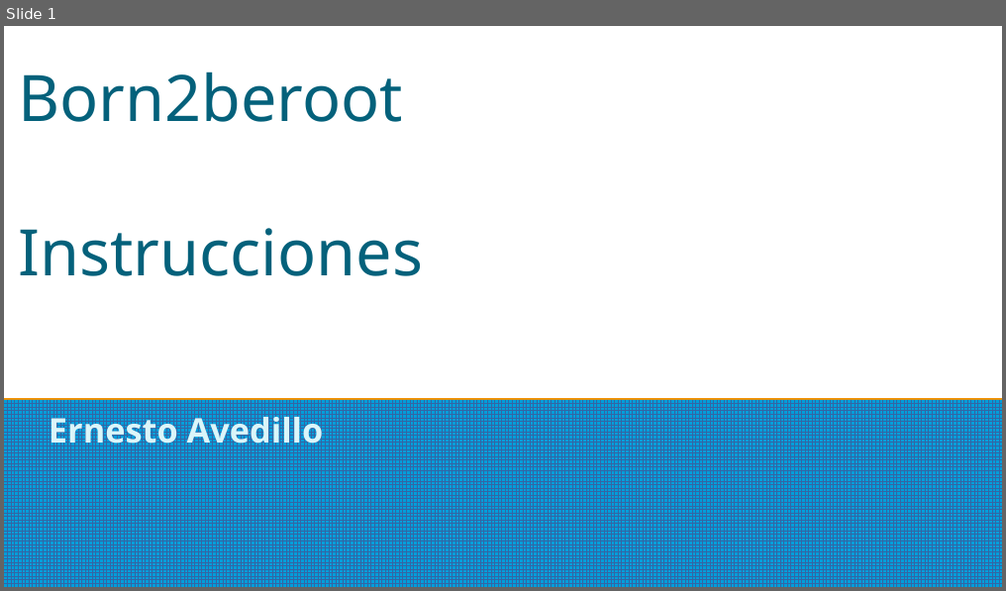
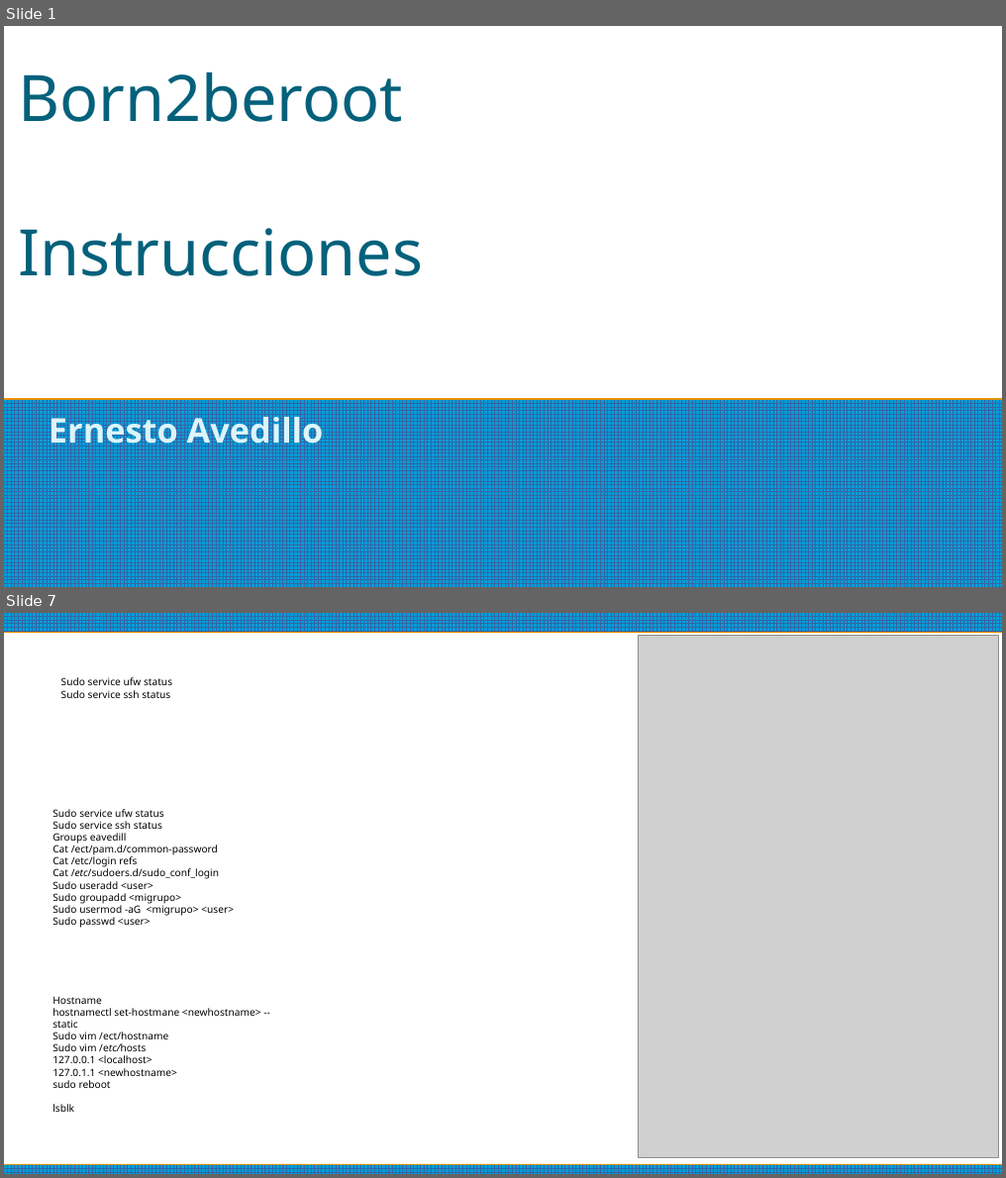
Before and after one commit to ErnestoAvedillo/42Barcelona, a slide deck: Born2beRoot/Comands to use.odp. Shown one above the other, each under a label of ours: slide 1 before the commit, slides 1 and 7 after it; the slides between them are not shown. The pictures are 1006x591 and 1006x1178 pixels, drawn with LibreOffice and Linux fonts; fonts in the diff are those of the drawing; grey boxes stand for pictures. Boxes give left, top, right and bottom in pixels: in the first picture for what was removed or moved away, otherwise in the second. Text is boxed around its words. In the diff, an @@ line names an element or a change of style, - is before the commit and + after.

```diff
--- a/Born2beRoot/Comands to use.odp
+++ b/Born2beRoot/Comands to use.odp
@@ slide 7 added at <box>4,613,1002,1174</box>, background #FFFFFF @@
@@ rectangle added at <box>4,613,1002,631</box>, fill pattern #3465A4 on #009EDA @@
@@ picture added at <box>638,636,998,1158</box> @@
@@ text added at <box>61,677,172,698</box>, 8 pt, text #000000 @@
+Sudo service ufw status
+Sudo service ssh status
@@ text added at <box>53,809,234,928</box>, 8 pt, text #000000 @@
+Sudo service ufw status
+Sudo service ssh status
+Groups eavedill
+Cat /ect/pam.d/common-password
+Cat /etc/login refs
+Cat /etc/sudoers.d/sudo_conf_login
+Sudo useradd <user>
+Sudo groupadd <migrupo>
+Sudo usermod -aG <migrupo> <user>
+Sudo passwd <user>
@@ text added at <box>53,996,261,1112</box>, 8 pt, text #000000 @@
+Hostname
+hostnamectl set-hostmane <newhostname> --static
+Sudo vim /ect/hostname
+Sudo vim /etc/hosts
+127.0.0.1 <localhost>
+127.0.1.1 <newhostname>
+sudo reboot
+lsblk
@@ rectangle added at <box>4,1165,1002,1174</box>, fill pattern #3465A4 on #009EDA @@
```
Also in this commit, not shown: 1 slide changed, 6 other slides added, 1 slide removed, 1 other file.
